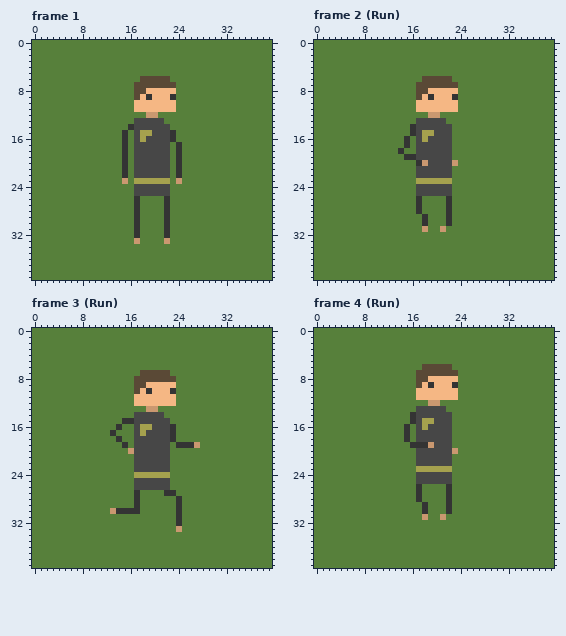
Two versions of one pixel-art file, Characters/ASE's/MainCharacter.ase. This is how it looked before the edit.
40x40 pixels, 32 frames. Shown: frame 1, frame 2 (Run), frame 3 (Run), frame 4 (Run). The commit also changed other frames, which this record leaves out.
And afterwards:
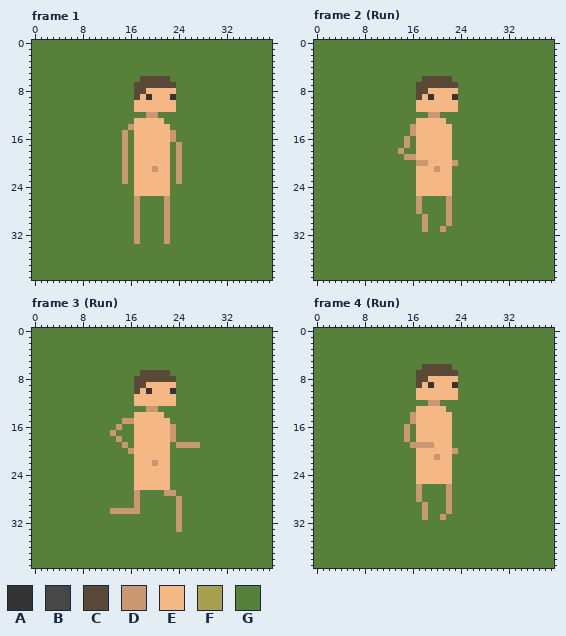
Palette (. is transparent): A #343434  B #474747  C #5a4936  D #ca9870  E #f5b784  F #a5a14e  G #57803b
What changed:
layer "Tights" now hidden
Changed rows in their new state; - is an unchanged pixel.
Frame 1:
first column x 15:
13 --EEEEE---
14 -DEEEEEE--
15 D-EEEEEED-
16 D-EEEEEED-
17 D-EEEEEE-D
18 D-EEEEEE-D
19 D-EEEEEE-D
20 D-EEEEEE-D
21 D-EEEDEE-D
22 D-EEEEEE-D
23 --EEEEEE--
24 --EEEEEE--
25 --EEEEEE--
26 --D----D--
27 --D----D--
28 --D----D--
29 --D----D--
30 --D----D--
31 --D----D--
32 --D----D--
Frame 2 (Run):
first column x 14:
13 ---EEEEE-
14 --DEEEEEE
15 --DEEEEEE
16 -D-EEEEEE
17 -D-EEEEEE
18 D--EEEEEE
19 -DDEEEEEE
20 ---D-EEEE
21 ---EEEDEE
22 ---EEEEEE
23 ---EEEEEE
24 ---EEEEEE
25 ---EEEEEE
26 ---D----D
27 ---D----D
28 ---D----D
29 ----D---D
30 ----D---D
Frame 3 (Run):
first column x 13:
14 ----EEEEE-----
15 --DDEEEEEE----
16 -D--EEEEEED---
17 D---EEEEEED---
18 -D--EEEEEED---
19 --D-EEEEEE-DDD
20 ----EEEEEE----
21 ----EEEEEE----
22 ----EEEDEE----
23 ----EEEEEE----
24 ----EEEEEE----
25 ----EEEEEE----
26 ----EEEEEE----
27 ----D----DD---
28 ----D------D--
29 ----D------D--
30 -DDDD------D--
31 -----------D--
32 -----------D--
Frame 4 (Run):
first column x 15:
13 --EEEEE-
14 -DEEEEEE
15 -DEEEEEE
16 D-EEEEEE
17 D-EEEEEE
18 D-EEEEEE
19 -DDD-EEE
20 --EEEEEE
21 --EEEDEE
22 --EEEEEE
23 --EEEEEE
24 --EEEEEE
25 --EEEEEE
26 --D----D
27 --D----D
28 --D----D
29 ---D---D
30 ---D---D
